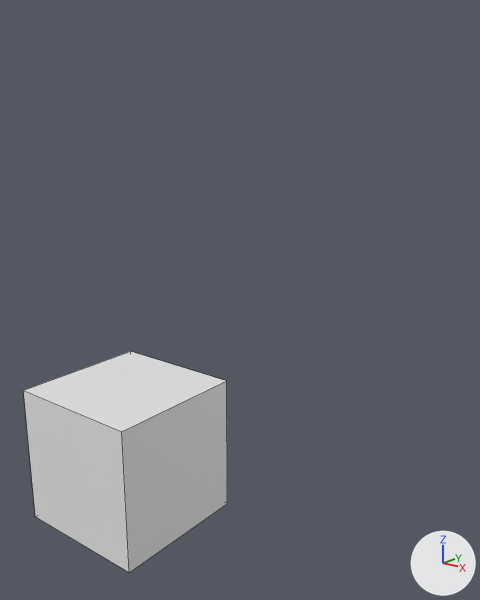
Two versions of the Blender file python_1.blend, one commit apart.
Both versions are drawn from a camera (50 mm lens) standing at (6.63, -5.88, 4.7) and looking at (0.69, 1.71, 2.0). The lights are fixed; the arrows at lower right show +X, +Y and +Z. Mesh edges are drawn as thin lines.

In view in the first picture: 'TrinagleCube'.
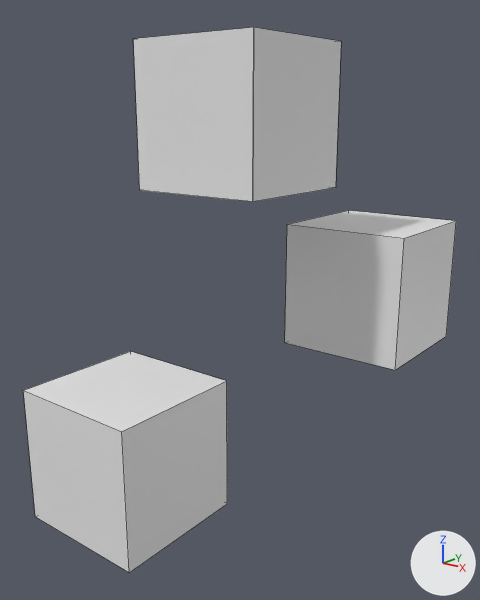
Commit message: create cube dynamic

Pixel boxes (x1, y1, x2, y2) of what changed, in the pictures (480 x 600 px):
'TriangleCubeName.001', added
    after: (134, 27, 341, 202)
'TriangleCubeName', added
    after: (285, 210, 456, 370)

Edits to the bpy script that builds the scene:
```text
Add me_trianglecube_002:
    me_trianglecube_002.from_pydata([(1.0, 1.0, 1.0), (1.0, 1.0, -1.0), (1.0, -1.0, -1.0), (1.0, -1.0, 1.0), (-1.0, 1.0, 1.0), (-1.0, 1.0, -1.0), (-1.0, -1.0, -1.0), (-1.0, -1.0, 1.0), (1.0, 1.0, 1.0), (1.0, 1.0, -1.0), (-1.0, 1.0, -1.0), (-1.0, 1.0, 1.0), (1.0, -1.0, 1.0), (1.0, -1.0, -1.0), (-1.0, -1.0, -1.0), (-1.0, -1.0, 1.0), (1.0, 1.0, 1.0), (1.0, -1.0, 1.0), (-1.0, -1.0, 1.0), (-1.0, 1.0, 1.0), (1.0, 1.0, -1.0), (1.0, -1.0, -1.0), (-1.0, -1.0, -1.0), (-1.0, 1.0, -1.0)], [], [(0, 1, 2, 3), (4, 5, 6, 7), (8, 9, 10, 11), (12, 13, 14, 15), (16, 17, 18, 19), (20, 21, 22, 23)])
Add ob_trianglecubename:
    ob_trianglecubename = bpy.data.objects.new('TriangleCubeName', me_trianglecube.copy())  # the mesh of ob_trinaglecube
    ob_trianglecubename.location = (1.7, 3.9, 1.99)
Add ob_trianglecubename_001:
    ob_trianglecubename_001 = bpy.data.objects.new('TriangleCubeName.001', me_trianglecube_002)
    ob_trianglecubename_001.location = (0.68, 1.7, 4.65)
```
